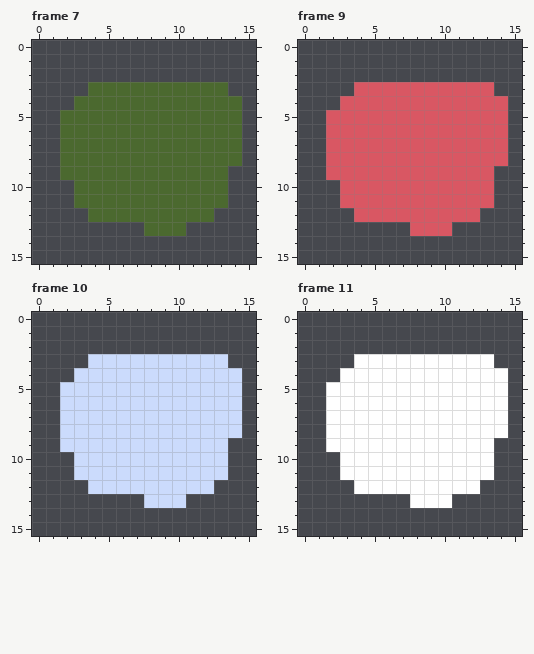
Two versions of one pixel-art file, games/walker/assets/items.ase. The first picture shows the starting point.
16x16 pixels, 16 frames. Colours within 5 levels of each other are drawn and written as one. Shown: frame 7, frame 9, frame 10, frame 11. The commit also changed other frames, which this record leaves out.
The same view after the edit:
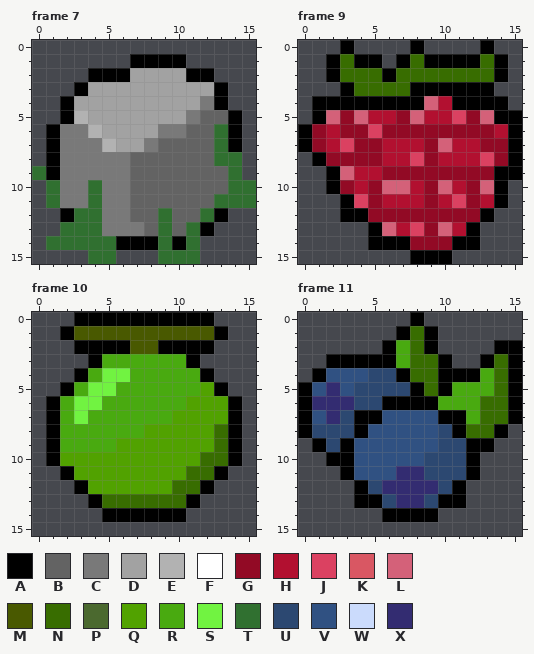
Palette (. is transparent): A #000000  B #636363  C #797979  D #a2a2a2  E #b2b2b2  F #ffffff  G #920a25  H #b21030  J #db4161  K #d95763  L #d46179  M #495900  N #386d00  P #4b692f  Q #51a200  R #49aa10  S #71f341  T #307030  U #2c4871  V #305182  W #cbdbfc  X #332c71
Log entry: Added new items, updated drop list for grass level.
The exact change:
Changed rows in their new state; - is an unchanged pixel.
Frame 7:
first column x 0:
 1 -------AAAA-----
 2 ----AAADDDDAA---
 3 ---ADDDDDDDDDA--
 4 --ADDDDDDDDDCA.-
 5 --AEDDDDDDDCBBA-
 6 -ACCEDDDDCCBBTA-
 7 -ACCCEDDCBBBBTA-
 8 -ACCCCCBBBBBBTT-
 9 TACCCCCBBBBBBBT-
10 -TCCTCCBBBBBBBTT
11 -TCCTCCBBBBBBTTT
12 --ATTCCBBTBBTA--
13 --TTTCCCBTBTA---
14 -TTTTTAAATAT----
15 ----TT---TTT----
Frame 9:
first column x 0:
 0 ---A----A----A--
 1 --ANAA-ANAAAANA-
 2 --ANNNANNNNNNNA-
 3 ---ANNNNAAAAAA--
 4 -AAAAAAAALHAAAA-
 5 -ALGLHHGLHHJGLAA
 6 AGHGGJGGGGGGGGHA
 7 AGHJGGHHHGLHHGGA
 8 -AGGGGHHJGHHHJGA
 9 --ALHHGGGGGGGGAA
10 --AGHGLLHGLHGLA-
11 ---AJGHHHGHJGHA-
12 ---AAGGGGGGGGA--
13 -----ALHJGLHA---
14 -----AAAGGGAA---
15 --------AAA-----
Frame 10:
first column x 1:
 0 --AAAAAAAAAA--
 1 -AMMMMMMMMMMA-
 2 --AAAAMMAAAA--
 3 ---ARRRRRRA..-
 4 --ARSSRRRRRA..
 5 -ARSSRRRRRRQA.
 6 ARSSRRRRRRQQQA
 7 ARSRRRRRRQQQQA
 8 ARRRRRRQQQQQNA
 9 ARRRRQQQQQQQNA
10 AQQQQQQQQQQNNA
11 -AQQQQQQQQNNA-
12 --AQQQQQQNNA--
13 ---ANNNNNNA---
14 ----AAAAAA----
Frame 11:
first column x 0:
 0 --------A-------
 1 -------ANA------
 2 ------ARNA----AA
 3 --AAAAARNNA..ANA
 4 -AVVVUUANNAAARNA
 5 AVXVUUUUANARRRNA
 6 AXXXUUAAAARRRNNA
 7 AVXUAAVVVVAARNNA
 8 AUUUAVVVVVUANNA-
 9 -AUAVVVVVVUUAA--
10 --AAVVVVVUUUA.--
11 ---AVVVXXUUUA.--
12 ----AUXXXXUA.---
13 ----AAUXXUAA----
14 ------AAAA------
